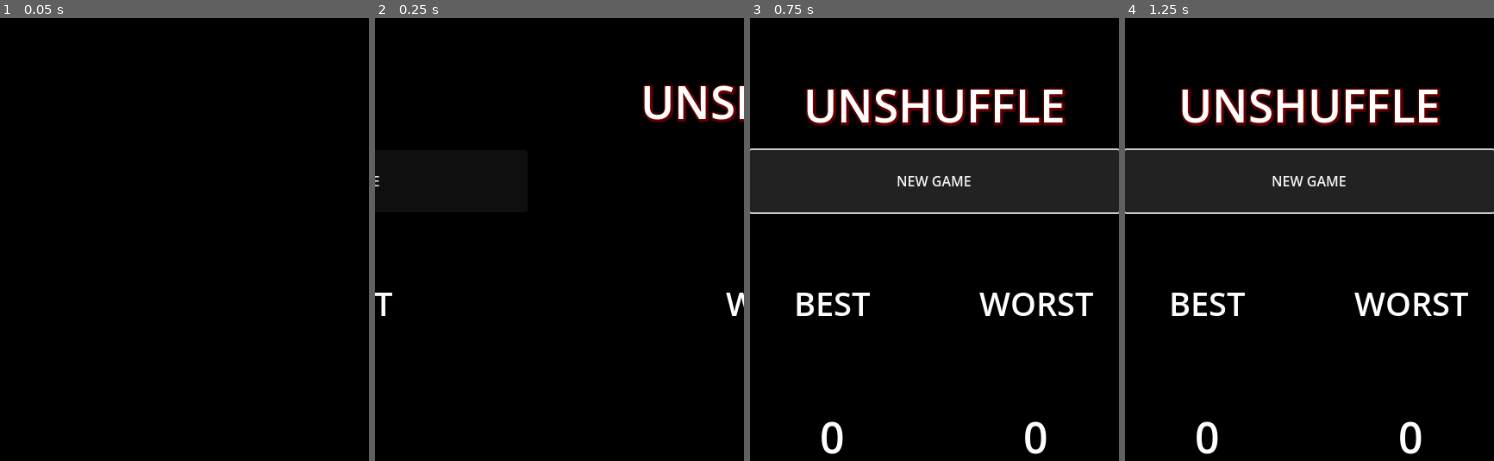
Above: before the commit, frames 1-4 (left to right).
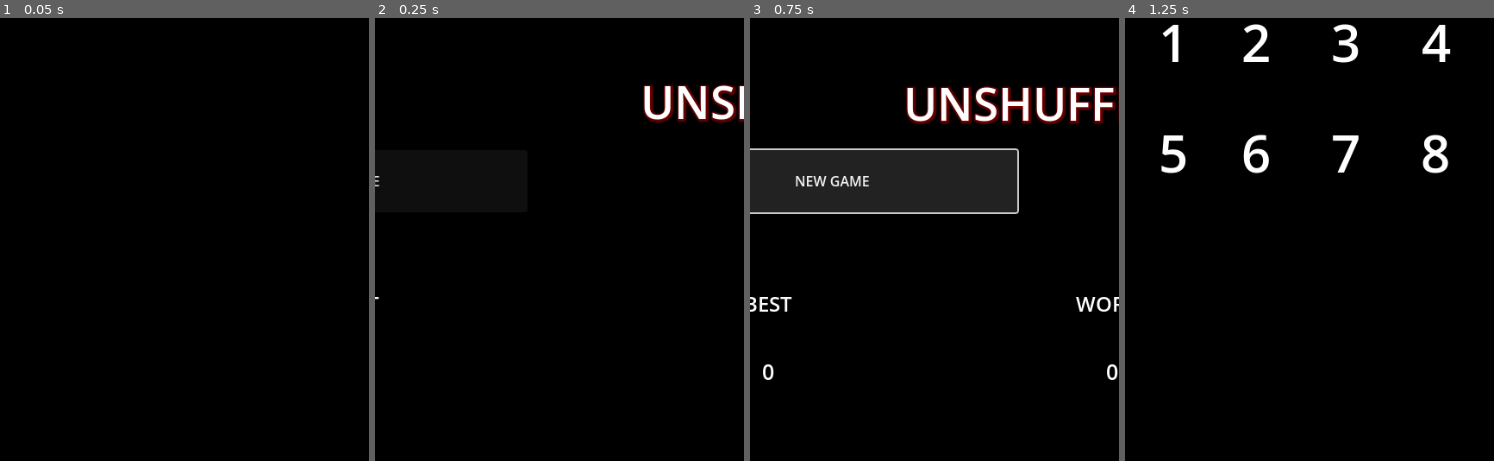
Above: after the commit, the same moments.

Repository: XanderMax/unshuffle
Game: Godot game, scene res://scenes/main.tscn
Same seed, same stepped clock (60 frames per second), same inputs: the game is played once before the commit and once after it.
Inputs:
- Up to frame 1 (0.05 s): no input
- Up to frame 2 (0.25 s): no input
- Up to frame 3 (0.75 s): click "NEW GAME" at 0.5 s
- Up to frame 4 (1.25 s): no input

Frame 1 is identical in both runs. In frame 2, 0.3% of the frame differs, in the area x 0-100%, y 61-68%; in frame 3, 13%; in frame 4, 22%, in the area x 0-100%, y 1-99%.

Commit message:
Instantiate game_screen

Diff:
--- a/godot/scenes/all_time_score.tscn
+++ b/godot/scenes/all_time_score.tscn
@@ -3,10 +3,10 @@
 [ext_resource type="Script" path="res://scenes/all_time_score.gd" id="1_2wj2q"]
 
 [sub_resource type="LabelSettings" id="LabelSettings_mlplr"]
-font_size = 38
+font_size = 24
 
 [sub_resource type="LabelSettings" id="LabelSettings_lt7ru"]
-font_size = 50
+font_size = 25
 
 [node name="AllTimeScore" type="VBoxContainer"]
 anchors_preset = 15
@@ -25,11 +25,11 @@
 vertical_alignment = 1
 
 [node name="CenterContainer" type="CenterContainer" parent="."]
-custom_minimum_size = Vector2(0, 200)
+custom_minimum_size = Vector2(0, 50)
 layout_mode = 2
 
 [node name="ScoreLable" type="Label" parent="CenterContainer"]
-custom_minimum_size = Vector2(100, 100)
+custom_minimum_size = Vector2(100, 50)
 layout_mode = 2
 text = "0"
 label_settings = SubResource("LabelSettings_lt7ru")
--- a/godot/game_screen.gd
+++ b/godot/scenes/game_screen.gd
@@ -1,4 +1,4 @@
-extends Control
+class_name GameScreen extends Control
 
 signal card_selected(index: int)
 signal card_locked(index: int)
--- a/godot/game_screen.tscn
+++ b/godot/scenes/game_screen.tscn
@@ -1,7 +1,7 @@
 [gd_scene load_steps=3 format=3 uid="uid://dxouun4umhulk"]
 
-[ext_resource type="Script" path="res://game_screen.gd" id="1_ho2m3"]
-[ext_resource type="PackedScene" uid="uid://b44yb5iniwsrf" path="res://scenes/card.tscn" id="1_sq4u6"]
+[ext_resource type="Script" path="res://scenes/game_screen.gd" id="1_cgyfl"]
+[ext_resource type="PackedScene" uid="uid://b44yb5iniwsrf" path="res://scenes/card.tscn" id="2_abjdx"]
 
 [node name="GameScreen" type="Control"]
 layout_mode = 3
@@ -10,58 +10,58 @@
 anchor_bottom = 1.0
 grow_horizontal = 2
 grow_vertical = 2
-script = ExtResource("1_ho2m3")
+script = ExtResource("1_cgyfl")
 
-[node name="Card0" parent="." instance=ExtResource("1_sq4u6")]
+[node name="Card0" parent="." instance=ExtResource("2_abjdx")]
 layout_mode = 1
 offset_left = 16.0
 offset_top = 168.0
 offset_right = -332.0
 offset_bottom = -640.0
 
-[node name="Card1" parent="." instance=ExtResource("1_sq4u6")]
+[node name="Card1" parent="." instance=ExtResource("2_abjdx")]
 layout_mode = 1
 offset_left = 112.0
 offset_top = 168.0
 offset_right = -236.0
 offset_bottom = -640.0
 
-[node name="Card2" parent="." instance=ExtResource("1_sq4u6")]
+[node name="Card2" parent="." instance=ExtResource("2_abjdx")]
 layout_mode = 1
 offset_left = 216.0
 offset_top = 168.0
 offset_right = -132.0
 offset_bottom = -640.0
 
-[node name="Card3" parent="." instance=ExtResource("1_sq4u6")]
+[node name="Card3" parent="." instance=ExtResource("2_abjdx")]
 layout_mode = 1
 offset_left = 321.0
 offset_top = 168.0
 offset_right = -27.0
 offset_bottom = -640.0
 
-[node name="Card4" parent="." instance=ExtResource("1_sq4u6")]
+[node name="Card4" parent="." instance=ExtResource("2_abjdx")]
 layout_mode = 1
 offset_left = 16.0
 offset_top = 296.0
 offset_right = -332.0
 offset_bottom = -512.0
 
-[node name="Card5" parent="." instance=ExtResource("1_sq4u6")]
+[node name="Card5" parent="." instance=ExtResource("2_abjdx")]
 layout_mode = 1
 offset_left = 112.0
 offset_top = 296.0
 offset_right = -236.0
 offset_bottom = -512.0
 
-[node name="Card6" parent="." instance=ExtResource("1_sq4u6")]
+[node name="Card6" parent="." instance=ExtResource("2_abjdx")]
 layout_mode = 1
 offset_left = 216.0
 offset_top = 296.0
 offset_right = -132.0
 offset_bottom = -512.0
 
-[node name="Card7" parent="." instance=ExtResource("1_sq4u6")]
+[node name="Card7" parent="." instance=ExtResource("2_abjdx")]
 layout_mode = 1
 offset_left = 320.0
 offset_top = 296.0
--- a/godot/scenes/main.gd
+++ b/godot/scenes/main.gd
@@ -1,5 +1,6 @@
 extends Node2D
 
+var game_screen_preload: Resource = preload("res://scenes/game_screen.tscn")
 
 # Called when the node enters the scene tree for the first time.
 func _ready():
@@ -8,7 +9,16 @@
 
 func _on_new_game():
 	$MainMenu.playOutUi()
+	$MainMenu.playout_finished.connect(_on_new_game_playout_finished)
+
+func _on_new_game_playout_finished():
+	print("_on_new_game_playout_finished")
+	var game_screen: GameScreen = game_screen_preload.instantiate() as GameScreen
+	if game_screen:
+		get_parent().add_child(game_screen) # TODO: figure out why get_parent is needed
+
+	$MainMenu.playout_finished.disconnect(_on_new_game_playout_finished)
 
 # Called every frame. 'delta' is the elapsed time since the previous frame.
-func _process(delta):
+func _process(_delta):
 	pass
--- a/godot/scenes/main_menu.tscn
+++ b/godot/scenes/main_menu.tscn
@@ -10,6 +10,7 @@
 
 [sub_resource type="Animation" id="Animation_hm4x2"]
 resource_name = "ui_animation"
+length = 0.5
 tracks/0/type = "value"
 tracks/0/imported = false
 tracks/0/enabled = true
@@ -61,6 +62,7 @@
 
 [sub_resource type="Animation" id="Animation_xdvov"]
 resource_name = "playout_animation"
+length = 0.5
 tracks/0/type = "value"
 tracks/0/imported = false
 tracks/0/enabled = true
@@ -127,9 +129,10 @@
 
 [node name="GameNameLabel" type="Label" parent="."]
 layout_mode = 0
-offset_top = 256.0
-offset_right = 428.0
-offset_bottom = 344.0
+offset_left = 448.0
+offset_top = 248.0
+offset_right = 876.0
+offset_bottom = 336.0
 text = "UNSHUFFLE"
 label_settings = SubResource("LabelSettings_kwk0g")
 horizontal_alignment = 1
@@ -137,8 +140,9 @@
 
 [node name="NewGameButton" type="Button" parent="."]
 layout_mode = 0
+offset_left = -456.0
 offset_top = 352.0
-offset_right = 428.0
+offset_right = -28.0
 offset_bottom = 424.0
 text = "NEW GAME"
 
@@ -147,8 +151,9 @@
 anchors_preset = 0
 anchor_right = 0.0
 anchor_bottom = 0.0
+offset_left = -224.0
 offset_top = 480.0
-offset_right = 192.0
+offset_right = -32.0
 offset_bottom = 784.0
 grow_horizontal = 1
 grow_vertical = 1
@@ -159,9 +164,9 @@
 anchors_preset = 0
 anchor_right = 0.0
 anchor_bottom = 0.0
-offset_left = 232.0
+offset_left = 496.0
 offset_top = 480.0
-offset_right = 433.0
+offset_right = 697.0
 offset_bottom = 784.0
 grow_horizontal = 1
 grow_vertical = 1
